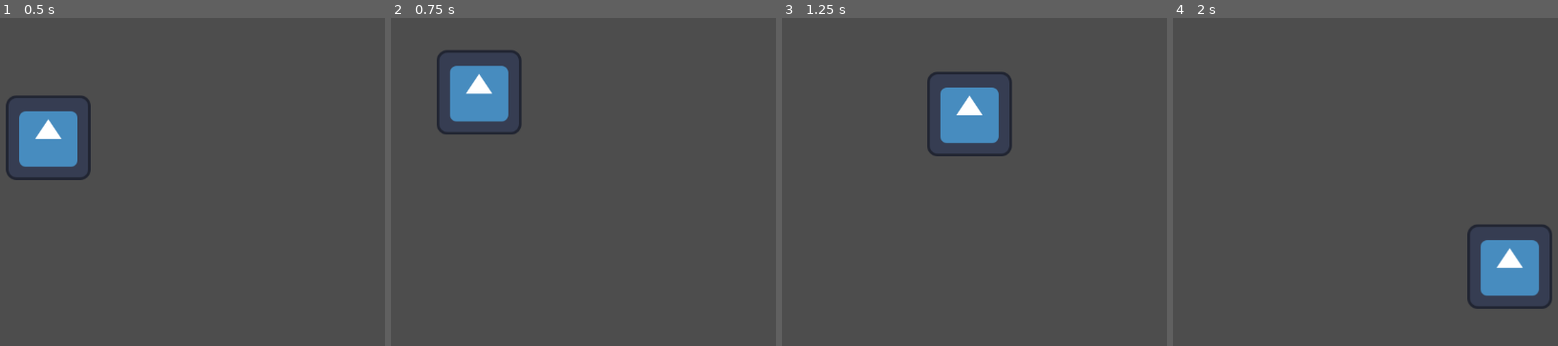
Above: before the commit, frames 1-4 (left to right).
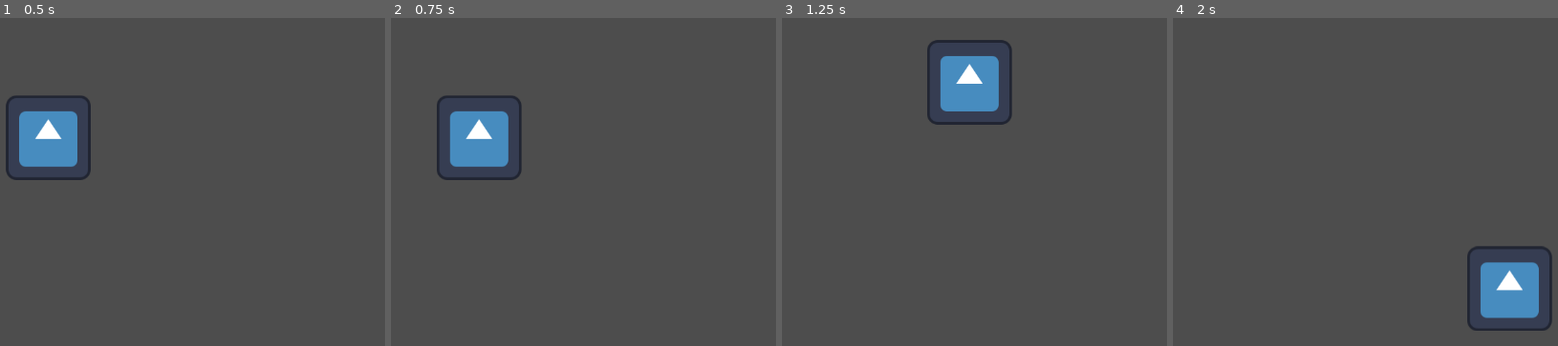
Above: after the commit, the same moments.

Repository: ragegaming23/Bug_Game
Game: Godot game, scene res://test scene.tscn
Two runs of this game, one before a commit and one after it. Both use one fixed random seed, a clock stepped at 60 frames per second and the inputs below. The engine's default icon, where the game draws it, is replaced by a stand-in: a white triangle on a blue panel in a dark square.
Inputs:
- Up to frame 1 (0.5 s): no input
- Up to frame 2 (0.75 s): tap Enter (ui_accept) at 0.5, 0.6 s; hold Right (ui_right) from 0.53 s (still down)
- Up to frame 3 (1.25 s): keep holding Right (ui_right); tap Up (jump, bound only after the commit) at 0.77, 0.8, 1.07 s
- Up to frame 4 (2 s): keep holding Right (ui_right); tap Up (jump, bound only after the commit) at 1.35, 1.52, 1.82 s; tap Enter (ui_accept) at 1.55 s

Frame 1 is identical in both runs. In frame 2, 5.2% of the frame differs, in the area x 11-34%, y 9-50%; in frame 3, 3.8%; in frame 4, 3.1%.

Commit message:
made the character moveable

Diff:
--- a/character_body_2d.gd
+++ b/character_body_2d.gd
@@ -11,12 +11,12 @@
 		velocity += get_gravity() * delta
 
 	# Handle jump.
-	if Input.is_action_just_pressed("ui_accept") and is_on_floor():
+	if Input.is_action_just_pressed("jump") and is_on_floor():
 		velocity.y = JUMP_VELOCITY
 
 	# Get the input direction and handle the movement/deceleration.
 	# As good practice, you should replace UI actions with custom gameplay actions.
-	var direction := Input.get_axis("ui_left", "ui_right")
+	var direction := Input.get_axis("move left", "move right")
 	if direction:
 		velocity.x = direction * SPEED
 	else:
--- a/project.godot
+++ b/project.godot
@@ -14,3 +14,34 @@
 run/main_scene="res://test scene.tscn"
 config/features=PackedStringArray("4.4", "Forward Plus")
 config/icon="res://icon.svg"
+
+[input]
+
+"move left"={
+"deadzone": 0.5,
+"events": [Object(InputEventKey,"resource_local_to_scene":false,"resource_name":"","device":0,"window_id":0,"alt_pressed":false,"shift_pressed":false,"ctrl_pressed":false,"meta_pressed":false,"pressed":false,"keycode":0,"physical_keycode":4194319,"key_label":0,"unicode":0,"location":0,"echo":false,"script":null)
+, Object(InputEventKey,"resource_local_to_scene":false,"resource_name":"","device":-1,"window_id":0,"alt_pressed":false,"shift_pressed":false,"ctrl_pressed":false,"meta_pressed":false,"pressed":false,"keycode":0,"physical_keycode":65,"key_label":0,"unicode":97,"location":0,"echo":false,"script":null)
+]
+}
+"move right"={
+"deadzone": 0.5,
+"events": [Object(InputEventKey,"resource_local_to_scene":false,"resource_name":"","device":0,"window_id":0,"alt_pressed":false,"shift_pressed":false,"ctrl_pressed":false,"meta_pressed":false,"pressed":false,"keycode":0,"physical_keycode":4194321,"key_label":0,"unicode":0,"location":0,"echo":false,"script":null)
+, Object(InputEventKey,"resource_local_to_scene":false,"resource_name":"","device":-1,"window_id":0,"alt_pressed":false,"shift_pressed":false,"ctrl_pressed":false,"meta_pressed":false,"pressed":false,"keycode":0,"physical_keycode":68,"key_label":0,"unicode":100,"location":0,"echo":false,"script":null)
+]
+}
+jump={
+"deadzone": 0.5,
+"events": [Object(InputEventKey,"resource_local_to_scene":false,"resource_name":"","device":0,"window_id":0,"alt_pressed":false,"shift_pressed":false,"ctrl_pressed":false,"meta_pressed":false,"pressed":false,"keycode":0,"physical_keycode":4194320,"key_label":0,"unicode":0,"location":0,"echo":false,"script":null)
+, Object(InputEventKey,"resource_local_to_scene":false,"resource_name":"","device":-1,"window_id":0,"alt_pressed":false,"shift_pressed":false,"ctrl_pressed":false,"meta_pressed":false,"pressed":false,"keycode":0,"physical_keycode":87,"key_label":0,"unicode":119,"location":0,"echo":false,"script":null)
+]
+}
+crouch={
+"deadzone": 0.5,
+"events": [Object(InputEventKey,"resource_local_to_scene":false,"resource_name":"","device":0,"window_id":0,"alt_pressed":false,"shift_pressed":false,"ctrl_pressed":false,"meta_pressed":false,"pressed":false,"keycode":0,"physical_keycode":4194322,"key_label":0,"unicode":0,"location":0,"echo":false,"script":null)
+, Object(InputEventKey,"resource_local_to_scene":false,"resource_name":"","device":-1,"window_id":0,"alt_pressed":false,"shift_pressed":false,"ctrl_pressed":false,"meta_pressed":false,"pressed":false,"keycode":0,"physical_keycode":83,"key_label":0,"unicode":115,"location":0,"echo":false,"script":null)
+]
+}
+punch={
+"deadzone": 0.2,
+"events": []
+}
